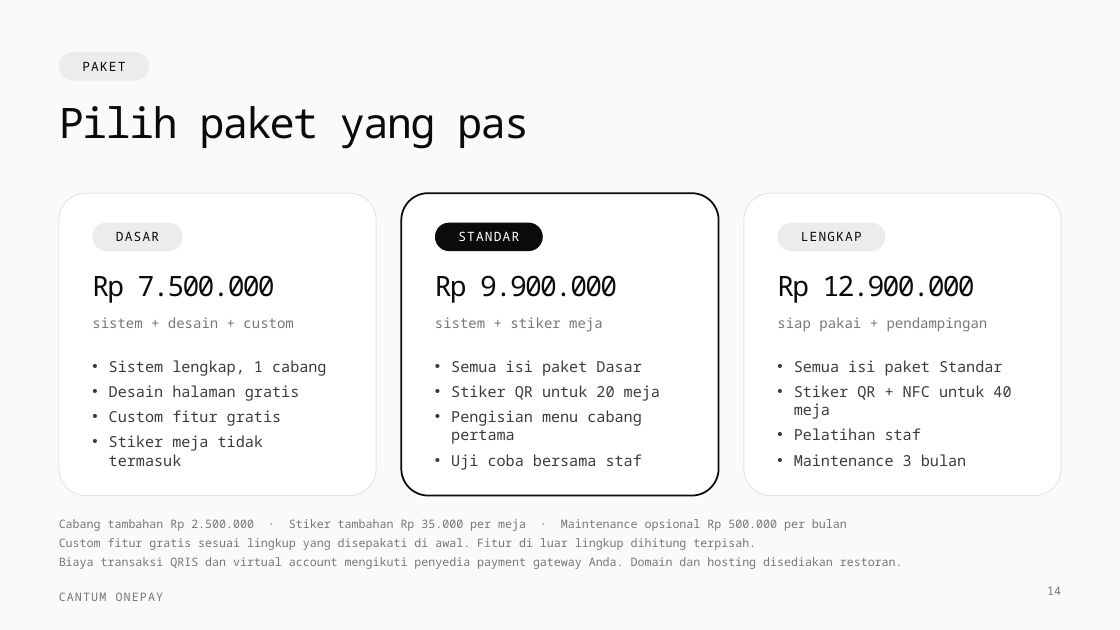
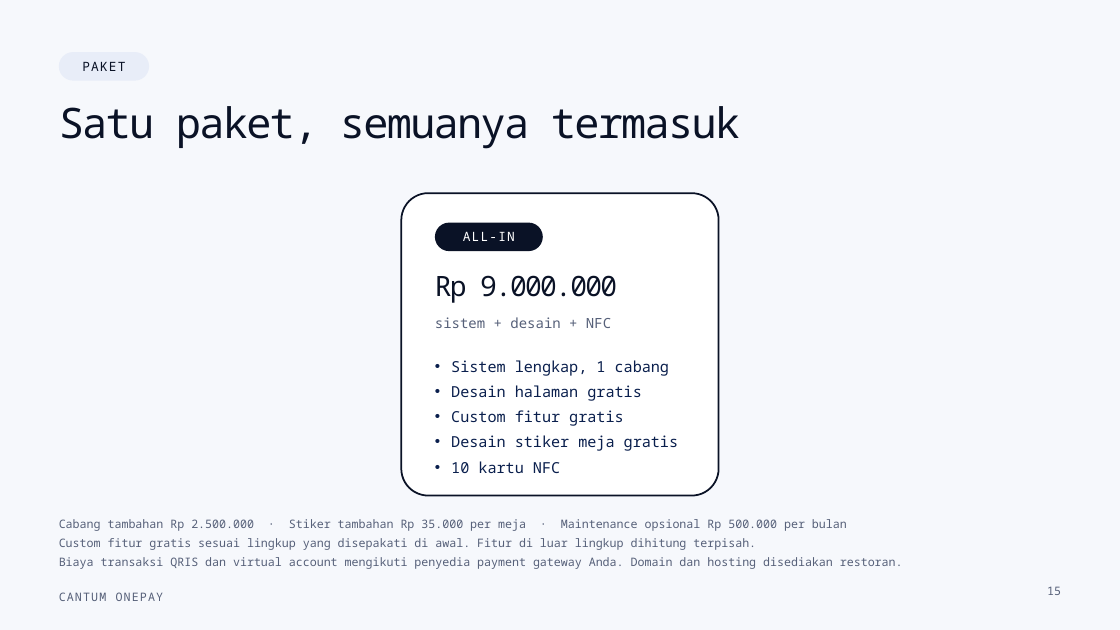
Before and after one commit to Azzril-Ziqrie/cantum, a slide deck: slide 15 of CantumOnePay/penawaran-cantum-onepay.pptx (slide 14 before the commit). Drawn at 1120x630 pixels with LibreOffice and Linux fonts; fonts in the diff are those of the drawing. Boxes give left, top, right and bottom in pixels: in the first picture for what was removed or moved away, otherwise in the second. Text is boxed around its words. In the diff, an @@ line names an element or a change of style, - is before the commit and + after.

```diff
--- a/CantumOnePay/penawaran-cantum-onepay.pptx
+++ b/CantumOnePay/penawaran-cantum-onepay.pptx
@@ background #FAFAFA to #F6F8FC @@
@@ text "PAKET" at [82, 62, 125, 71]: text colour #0B0B0B to #0A1226 @@
@@ rounded rectangle at [59, 52, 149, 81]: fill #ECECEC to #E8EDF8 @@
@@ text at [59, 106, 740, 149]: text changed; text colour #0B0B0B to #0A1226 @@
-Pilih paket yang pas
+Satu paket, semuanya termasuk
@@ rounded rectangle removed at [59, 193, 376, 496] @@
@@ rounded rectangle at [402, 193, 719, 496]: outline #E3E3E3 0.75 pt to #E3E7F1 0.75 pt @@
@@ rounded rectangle at [402, 193, 719, 496]: outline #0B0B0B 1.5 pt to #0A1226 1.5 pt @@
@@ rounded rectangle removed at [744, 193, 1062, 496] @@
@@ rounded rectangle removed at [92, 223, 182, 251] @@
@@ text removed at [116, 231, 159, 241] @@
-DASAR
@@ rounded rectangle at [435, 223, 543, 251]: fill #0B0B0B to #0A1226 @@
@@ text at [463, 231, 515, 241]: text changed @@
-STANDAR
+ALL-IN
@@ rounded rectangle removed at [778, 223, 886, 251] @@
@@ text removed at [801, 231, 862, 241] @@
-LENGKAP
@@ text removed at [92, 275, 275, 303] @@
-Rp 7.500.000
@@ text at [435, 275, 617, 303]: text changed; text colour #0B0B0B to #0A1226 @@
-Rp 9.900.000
+Rp 9.000.000
@@ text removed at [777, 275, 975, 303] @@
-Rp 12.900.000
@@ text removed at [92, 317, 293, 328] @@
-sistem + desain + custom
@@ text at [435, 317, 611, 328]: text changed; text colour #77777A to #566079 @@
-sistem + stiker meja
+sistem + desain + NFC
@@ text removed at [777, 317, 988, 332] @@
-siap pakai + pendampingan
@@ text removed at [109, 360, 327, 466] @@
-• Sistem lengkap, 1 cabang
-• Desain halaman gratis
-• Custom fitur gratis
-• Stiker meja tidak termasuk
@@ text at [451, 360, 678, 473]: text changed; text colour #3D3C38 to #0A1F4D @@
-• Semua isi paket Dasar
-• Stiker QR untuk 20 meja
-• Pengisian menu cabang pertama
-• Uji coba bersama staf
+• Sistem lengkap, 1 cabang
+• Desain halaman gratis
+• Custom fitur gratis
+• Desain stiker meja gratis
+• 10 kartu NFC
@@ text removed at [794, 360, 1011, 466] @@
-• Semua isi paket Standar
-• Stiker QR + NFC untuk 40 meja
-• Pelatihan staf
-• Maintenance 3 bulan
@@ text colour #77777A to #566079 in 4 elements at [59, 519, 847, 531], [59, 538, 756, 550], [59, 557, 903, 569], [59, 592, 164, 601] @@
@@ page number at [1047, 586, 1061, 595]: text changed; text colour #77777A to #566079 @@
-14
+15
```
Also in this commit, not shown: 14 other slides changed, 1 slide added, 6 other files.
